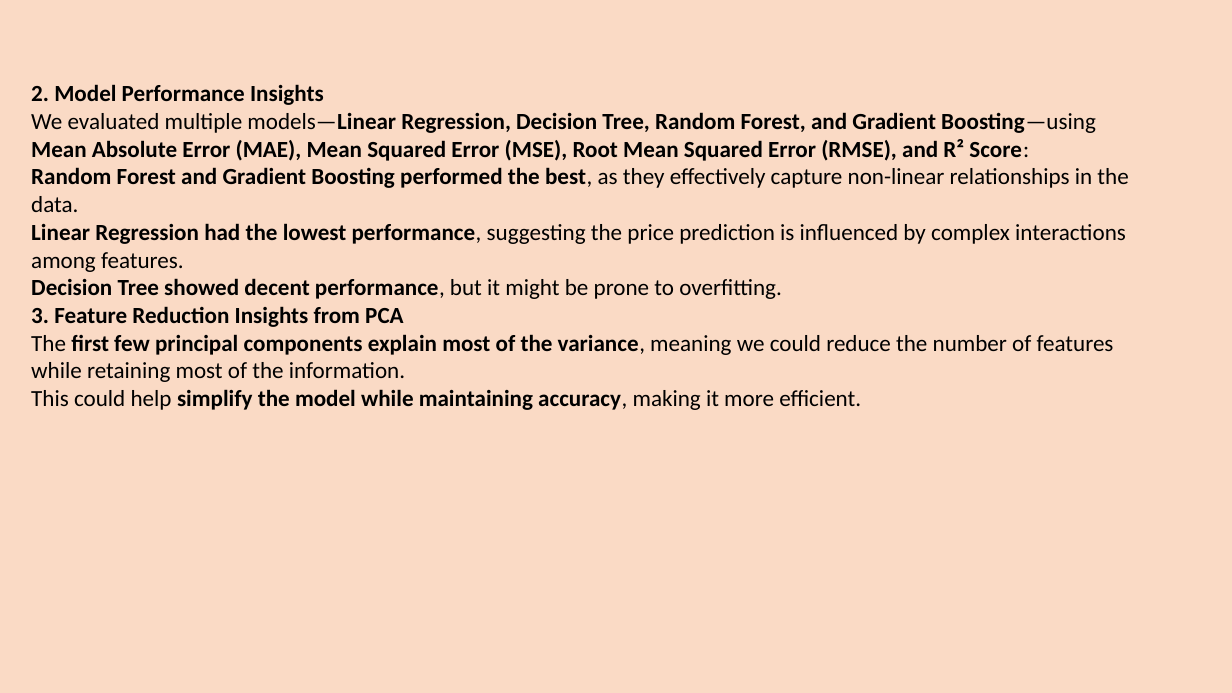
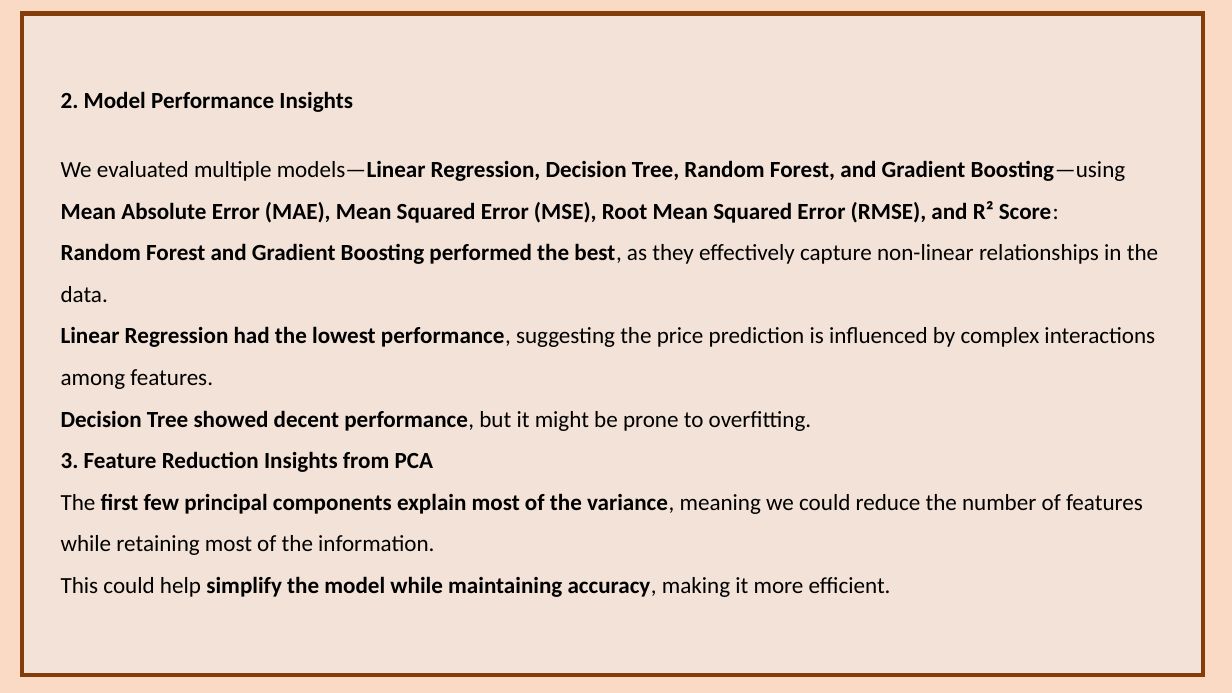
Before and after one commit to rajani1616/project4-Mobile-price-prediction, a slide deck: slide 16 of project4ppt.pptx. Drawn at 1232x693 pixels with LibreOffice and Linux fonts; fonts in the diff are those of the drawing. Boxes give left, top, right and bottom in pixels: in the first picture for what was removed or moved away, otherwise in the second. Text is boxed around its words. In the diff, an @@ line names an element or a change of style, - is before the commit and + after.

```diff
--- a/project4ppt.pptx
+++ b/project4ppt.pptx
@@ rectangle added at <box>22,14,1203,676</box>, fill #EDEDED at 47% opacity, outline #843C0B 3.5 pt @@
@@ text "2. Model Performance Insights": place and size @@
-text "2. Model Performance Insights" at <box>31,84,1128,410</box>
+text "2. Model Performance Insights" at <box>61,91,1158,597</box>
@@ text at <box>61,160,1158,597</box>: line spacing 1 to 1.5 @@
```
Also in this commit, not shown: 17 other slides changed.
